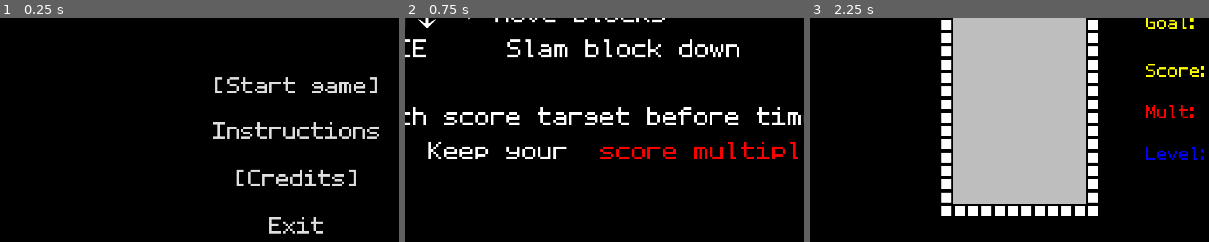
Above: before the commit, frames 1-3 (left to right).
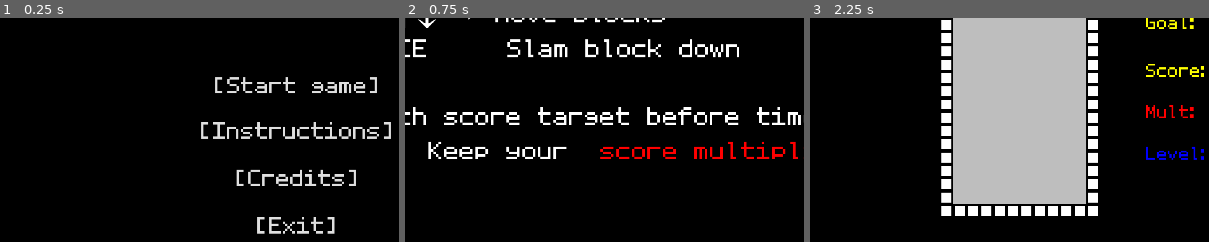
Above: after the commit, the same moments.

Repository: AsgerHB/create-jam-spring-2025
Game: Godot game, scene res://Scenes/Main Menu.tscn
The game is run twice, just before and just after one commit, with the same random seed, the same clock (stepped at 60 frames per second) and the same inputs. Sound files missing from this copy of the repository are replaced by a short silence.
Inputs:
- Up to frame 1 (0.25 s): no input
- Up to frame 2 (0.75 s): click "Instructions" (after the commit: "[Instructions]") at 0.5 s
- Up to frame 3 (2.25 s): click "[Back]" at 1.25 s; click "[Start game]" at 2 s
The pictures show only the part of the screen within x 11-61%, y 30-80%; the shares and areas given below are measured in that part.

The runs differ from the first frame. In frame 1, 0.5% of the frame differs, in the area x 50-98%, y 46-97%; in frame 2, nothing differs; in frame 3, nothing differs.

Commit message:
Fix buttons

Diff:
--- a/Scenes/Instructions2.tscn
+++ b/Scenes/Instructions2.tscn
@@ -23,7 +23,7 @@
 offset_bottom = 163.0
 theme = ExtResource("3_m48fc")
 theme_override_font_sizes/font_size = 90
-text = "Back"
+text = "[Back]"
 
 [node name="BlockInstructions" parent="." instance=ExtResource("4_1cyd4")]
 position = Vector2(436, 69)
--- a/Scenes/Main Menu.tscn
+++ b/Scenes/Main Menu.tscn
@@ -51,7 +51,7 @@
 offset_bottom = 647.0
 theme = ExtResource("1_totuj")
 theme_override_font_sizes/font_size = 90
-text = "Instructions"
+text = "[Instructions]"
 
 [node name="CreditsButton" type="Button" parent="Interactive"]
 offset_left = 97.0
@@ -69,7 +69,7 @@
 offset_bottom = 875.0
 theme = ExtResource("1_totuj")
 theme_override_font_sizes/font_size = 90
-text = "Exit"
+text = "[Exit]"
 
 [node name="ListenerExample" type="Node" parent="."]
 script = ExtResource("4_eotax")
Not shown: 1 places in Scenes/Instructions2.tscn that only renumber resources
Not shown: 1 places in Scenes/Main Menu.tscn that only renumber resources
